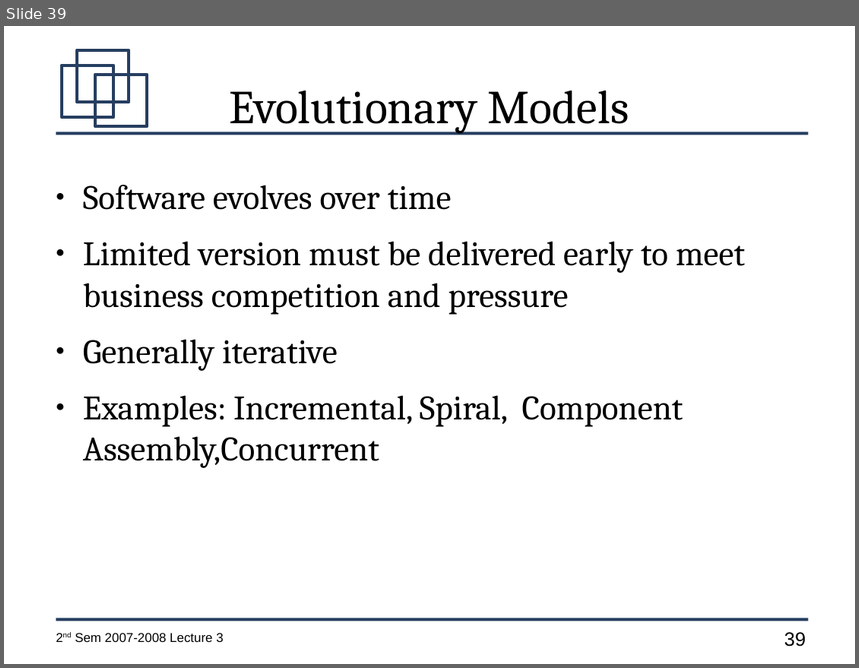
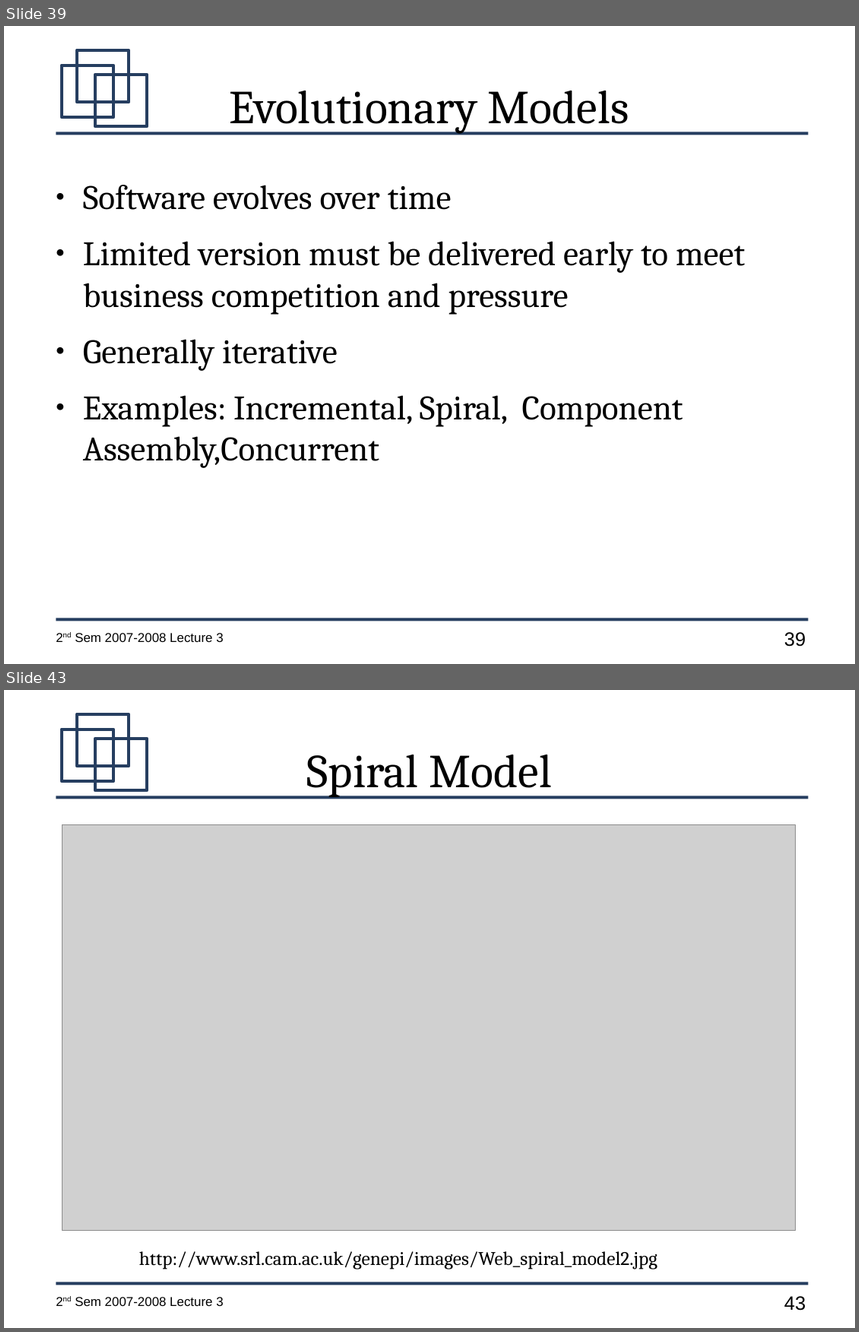
Before and after one commit to jachermocilla/jach-homepage, a slide deck: CMSC128-2nd-Sem-2007-L3.odp. Shown one above the other, each under a label of ours: slide 39 before the commit, slides 39 and 43 after it; the slides between them are not shown. The pictures are 859x668 and 859x1332 pixels, drawn with LibreOffice and Linux fonts; fonts in the diff are those of the drawing; grey boxes stand for pictures. Boxes give left, top, right and bottom in pixels: in the first picture for what was removed or moved away, otherwise in the second. Text is boxed around its words. In the diff, an @@ line names an element or a change of style, - is before the commit and + after.

```diff
--- a/CMSC128-2nd-Sem-2007-L3.odp
+++ b/CMSC128-2nd-Sem-2007-L3.odp
@@ slide 43 added at [4,690,855,1328], background #FFFFFF; not listed: 7 template elements that a slide beside it also shows @@
@@ title added at [307,755,551,798], 44 pt, text #000000 @@
+Spiral Model
@@ picture added at [62,825,796,1230] @@
@@ text added at [139,1252,658,1270], 18 pt, text #000000 @@
+http://www.srl.cam.ac.uk/genepi/images/Web_spiral_model2.jpg
```
Also in this commit, not shown: 15 other slides added.
